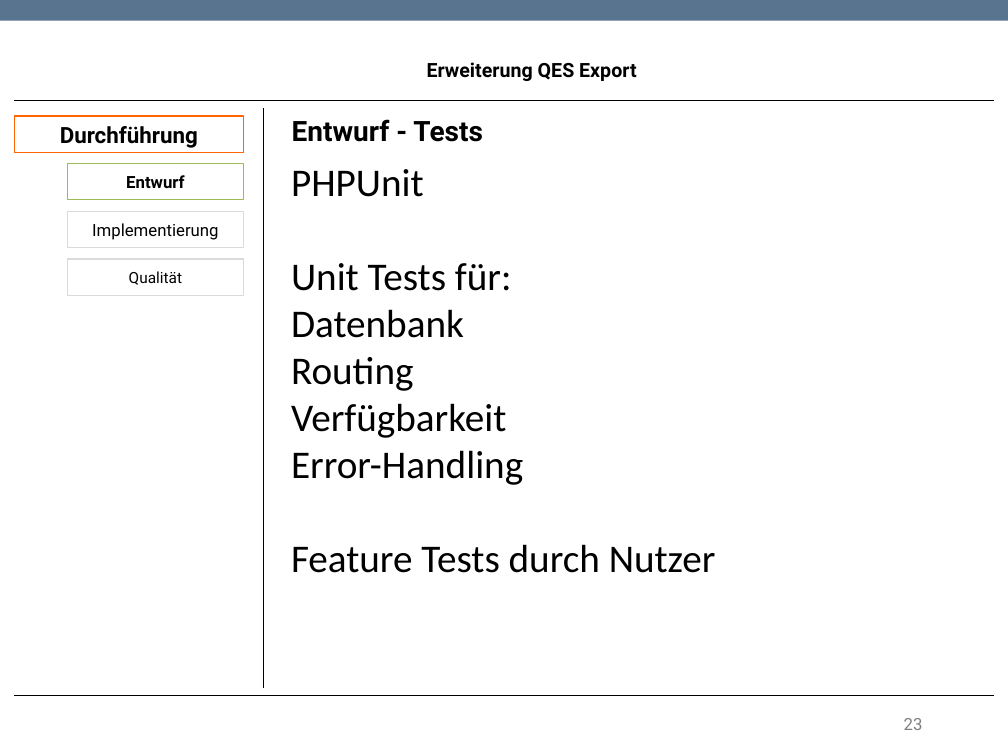
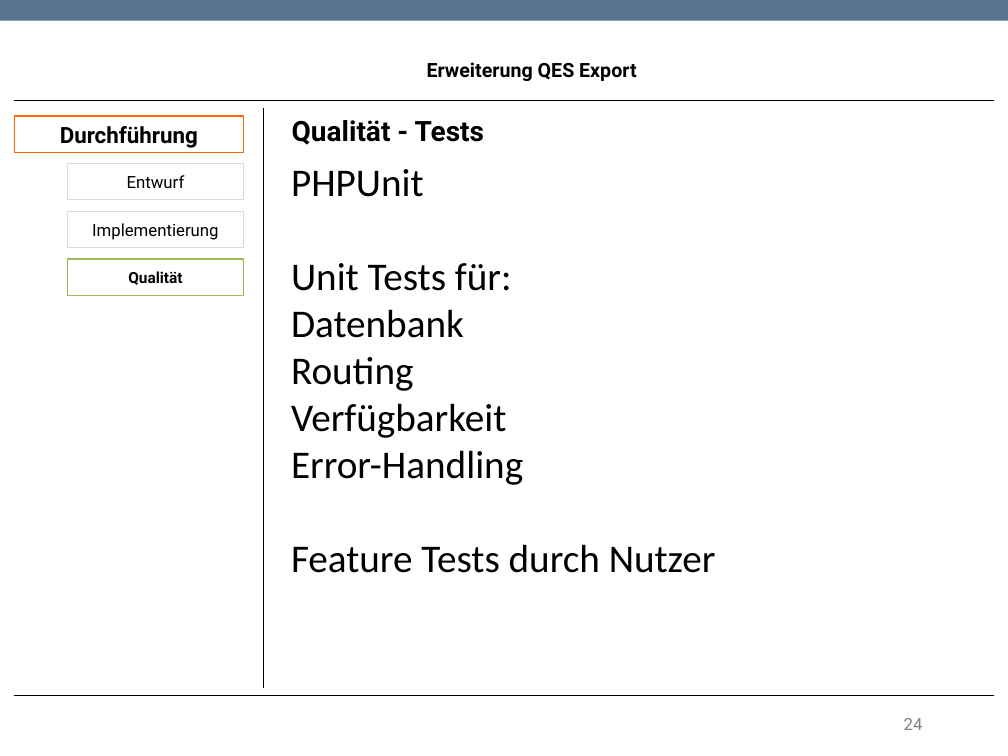
Before and after one commit to TwoHorus/dbExelExportLaravel, a slide deck: slide 24 of DOC/Fachgespraech.pptx (slide 23 before the commit). Drawn at 1008x756 pixels with LibreOffice and Linux fonts; fonts in the diff are those of the drawing; background and template pictures are left out. Boxes give left, top, right and bottom in pixels: in the first picture for what was removed or moved away, otherwise in the second. Text is boxed around its words. In the diff, an @@ line names an element or a change of style, - is before the commit and + after.

```diff
--- a/DOC/Fachgespraech.pptx
+++ b/DOC/Fachgespraech.pptx
@@ text at (292, 120, 485, 145): text changed @@
-Entwurf - Tests
+Qualität - Tests
@@ rectangle "Entwurf" at (68, 163, 244, 200): bold off; outline #9BBB59 0.85 pt to #DADADA 0.85 pt @@
@@ rectangle "Qualität" at (68, 259, 244, 295): bold on; outline #DADADA 0.85 pt to #9BBB59 0.85 pt @@
@@ page number at (904, 718, 923, 730): text changed @@
-23
+24
```
Also in this commit, not shown: 5 other slides changed, 2 slides removed, 1 other file.
